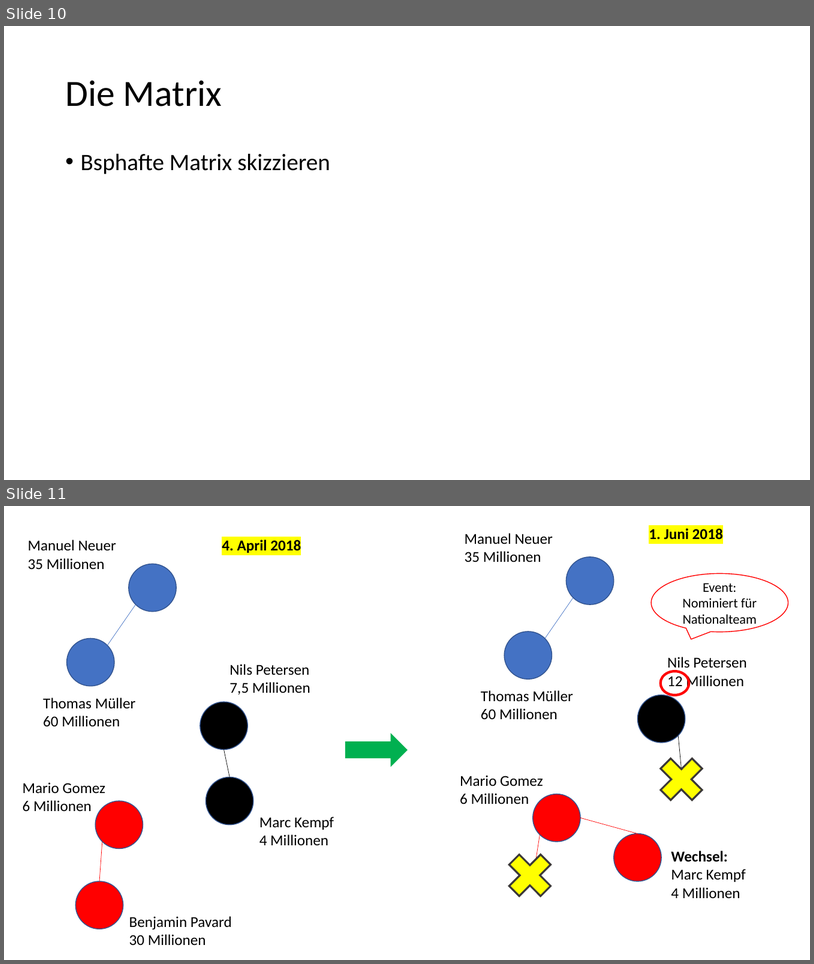
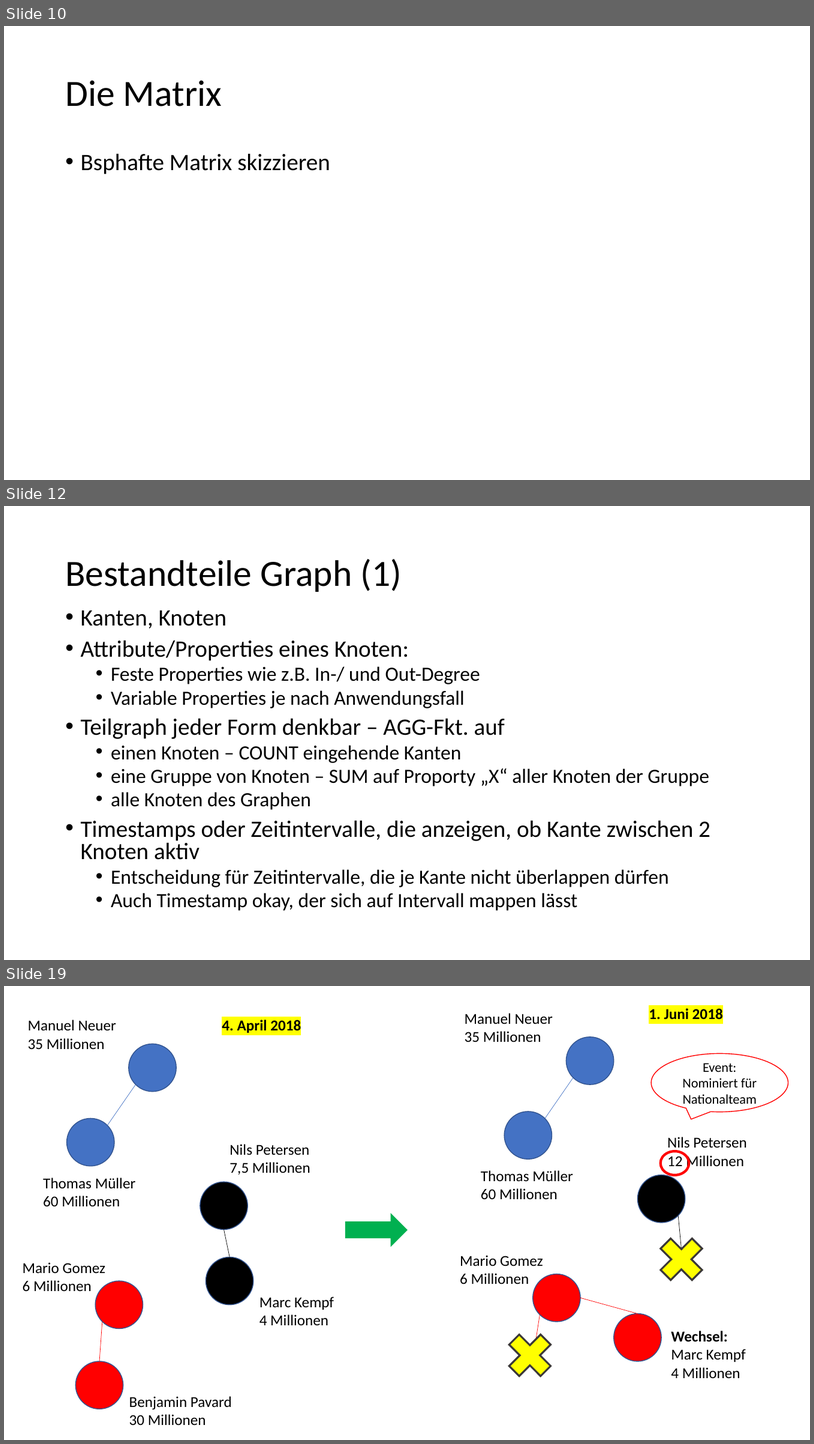
Before and after one commit to johnsonaux/temporale-graphen, a slide deck: Bewertungsmatrix.pptx. Shown one above the other, each under a label of ours: slides 10 and 11 before the commit, slides 10, 12 and 19 after it; the slides between them are not shown. The pictures are 814x964 and 814x1444 pixels, drawn with LibreOffice and Linux fonts; fonts in the diff are those of the drawing. Boxes give left, top, right and bottom in pixels: in the first picture for what was removed or moved away, otherwise in the second. Text is boxed around its words. In the diff, an @@ line names an element or a change of style, - is before the commit and + after.

```diff
--- a/Bewertungsmatrix.pptx
+++ b/Bewertungsmatrix.pptx
@@ slide 12 added at bbox=[4, 506, 810, 960], background #FFFFFF @@
@@ title added at bbox=[65, 559, 402, 592], 44 pt, text #000000 @@
+Bestandteile Graph (1)
@@ text added at bbox=[81, 610, 711, 910], 24 pt, text #000000 @@
+• Kanten, Knoten
+• Attribute/Properties eines Knoten:
+  • Feste Properties wie z.B. In-/ und Out-Degree
+  • Variable Properties je nach Anwendungsfall
+• Teilgraph jeder Form denkbar – AGG-Fkt. auf
+  • einen Knoten – COUNT eingehende Kanten
+  • eine Gruppe von Knoten – SUM auf Proporty „X“ aller Knoten der Gruppe
+  • alle Knoten des Graphen
+• Timestamps oder Zeitintervalle, die anzeigen, ob Kante zwischen 2 Knoten aktiv
+  • Entscheidung für Zeitintervalle, die je Kante nicht überlappen dürfen
+  • Auch Timestamp okay, der sich auf Intervall mappen lässt
@@ what was slide 11 is now slide 19 @@
```
Also in this commit, not shown: 1 slide changed, 8 other slides added, 2 other files.
